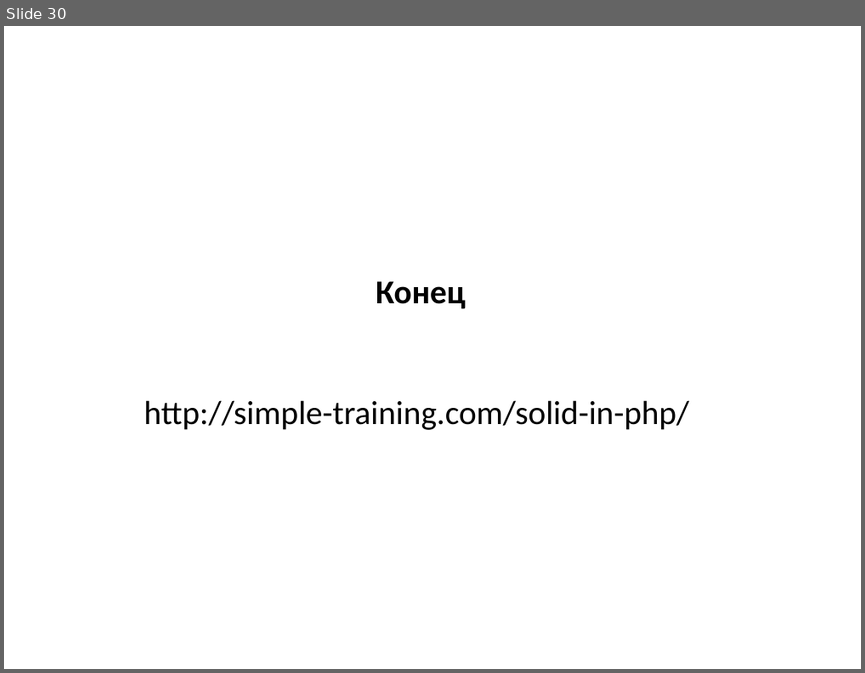
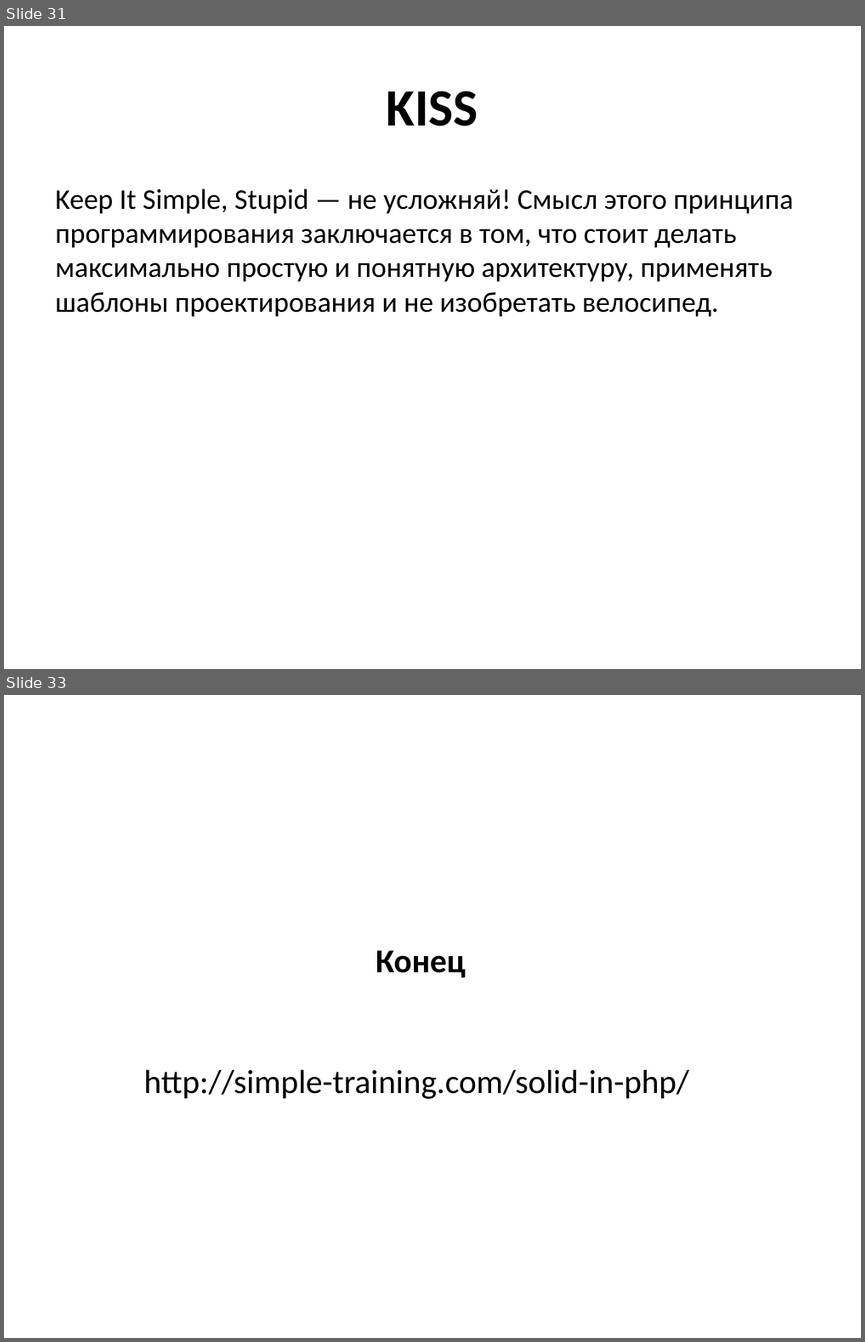
Before and after one commit to dimaxz/Lectures, a slide deck: Лекция 3. SOLID/SOLID.pptx. Shown one above the other, each under a label of ours: slide 30 before the commit, slides 31 and 33 after it; the slides between them are not shown. The pictures are 865x673 and 865x1342 pixels, drawn with LibreOffice and Linux fonts; fonts in the diff are those of the drawing. Boxes give left, top, right and bottom in pixels: in the first picture for what was removed or moved away, otherwise in the second. Text is boxed around its words. In the diff, an @@ line names an element or a change of style, - is before the commit and + after.

```diff
--- a/Лекция 3. SOLID/SOLID.pptx
+++ b/Лекция 3. SOLID/SOLID.pptx
@@ slide 31 added at [4, 26, 861, 669], background #FFFFFF @@
@@ title added at [386, 91, 478, 126], 44 pt, text #000000, bold @@
+KISS
@@ text added at [55, 188, 793, 317], 24 pt, text #000000 @@
+Keep It Simple, Stupid — не усложняй! Смысл этого принципа программирования заключается в том, что стоит делать максимально простую и понятную архитектуру, применять шаблоны проектирования и не изобретать велосипед.
@@ what was slide 30 is now slide 33 @@
```
Also in this commit, not shown: 2 other slides added.
